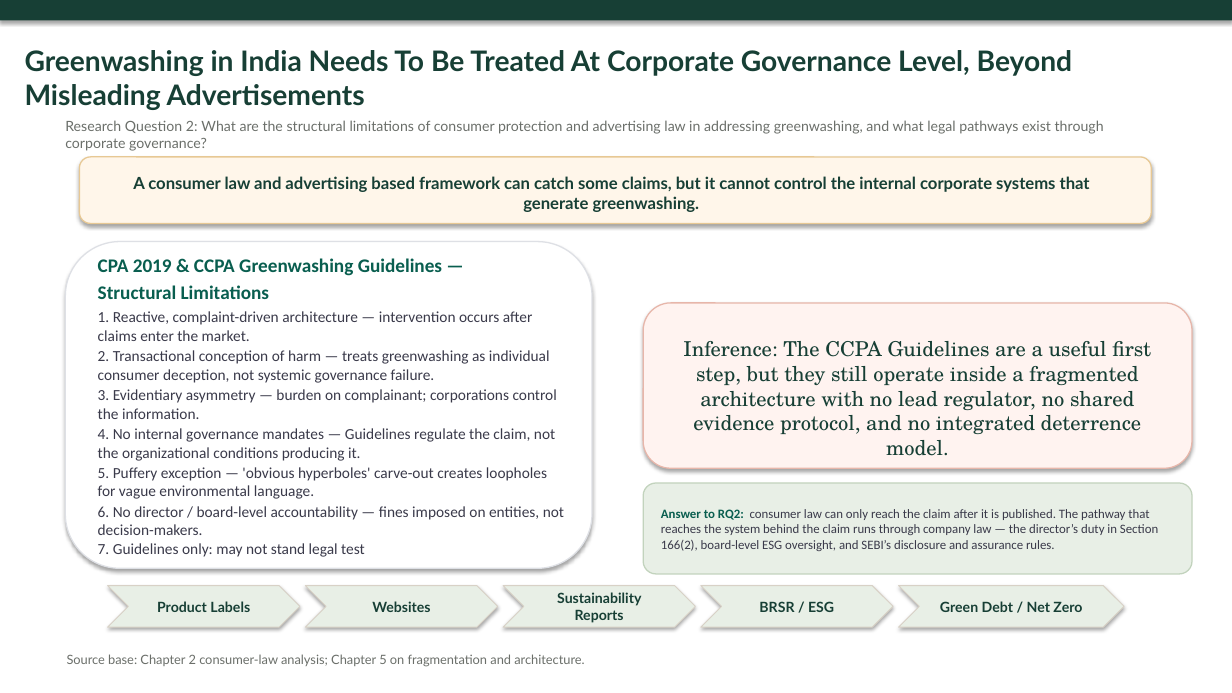
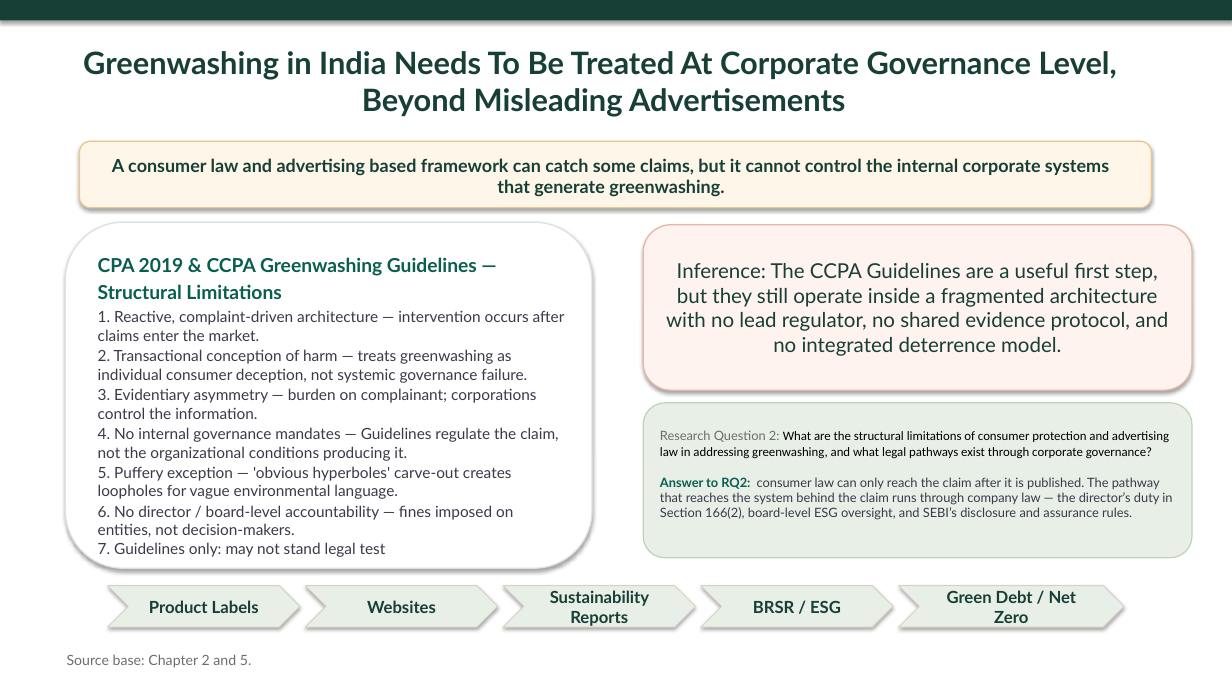
Before and after one commit to atul516/Final-VIva, a slide deck: slide 14 of Thesis Defence Presentation.pptx. Drawn at 1232x693 pixels with LibreOffice and Linux fonts; fonts in the diff are those of the drawing. Boxes give left, top, right and bottom in pixels: in the first picture for what was removed or moved away, otherwise in the second. Text is boxed around its words. In the diff, an @@ line names an element or a change of style, - is before the commit and + after.

```diff
--- a/Thesis Defence Presentation.pptx
+++ b/Thesis Defence Presentation.pptx
@@ text at (x1=83, y1=51, x2=1117, y2=117): text changed; size 22 to 24 pt @@
-Greenwashing in India Needs To Be Treated At Corporate Governance Level, Beyond Misleading Advertisements
+Greenwashing in India Needs To Be Treated At Corporate Governance Level,
+Beyond Misleading Advertisements
@@ text removed at (x1=65, y1=120, x2=1104, y2=151) @@
-Research Question 2: What are the structural limitations of consumer protection and advertising law in addressing greenwashing, and what legal pathways exist through corporate governance?
@@ rounded rectangle moved from (x1=79, y1=157, x2=1152, y2=224) to (x1=79, y1=141, x2=1152, y2=208) @@
@@ text "A consumer law and advertising ..." moved from (x1=133, y1=176, x2=1090, y2=212) to (x1=112, y1=158, x2=1109, y2=197) @@
@@ text "A consumer law and advertising ..." at (x1=112, y1=158, x2=1109, y2=197): size 13 to 14 pt @@
@@ rounded rectangle resized from (x1=66, y1=241, x2=592, y2=568) to (x1=66, y1=223, x2=592, y2=569) @@
@@ rounded rectangle moved from (x1=643, y1=303, x2=1192, y2=469) to (x1=643, y1=225, x2=1192, y2=390) @@
@@ text "CPA 2019 & CCPA Greenwashing ..." at (x1=98, y1=257, x2=565, y2=557): font Calibri to Lato @@
@@ text "Inference: The CCPA Guidelines are ..." moved from (x1=683, y1=341, x2=1151, y2=434) to (x1=666, y1=263, x2=1168, y2=356) @@
@@ text "Inference: The CCPA Guidelines are ..." at (x1=666, y1=263, x2=1168, y2=356): font TeX Gyre Schola to Lato @@
@@ rounded rectangle resized from (x1=643, y1=483, x2=1192, y2=574) to (x1=643, y1=403, x2=1192, y2=558) @@
@@ text "Research Question 2: What are ..." moved from (x1=661, y1=509, x2=1158, y2=551) to (x1=660, y1=430, x2=1172, y2=520) @@
@@ text at (x1=660, y1=430, x2=1169, y2=459): paragraph added @@
+Research Question 2: What are the structural limitations of consumer protection and advertising law in addressing greenwashing, and what legal pathways exist through corporate governance?
@@ text at (x1=660, y1=477, x2=1172, y2=520): font Calibri to Lato in "Answer to RQ2: consumer law can only ..." @@
@@ size 11 to 13 pt in 5 elements at (x1=108, y1=586, x2=300, y2=628), (x1=306, y1=586, x2=498, y2=628), (x1=504, y1=586, x2=696, y2=628), (x1=701, y1=586, x2=894, y2=628), (x1=899, y1=586, x2=1125, y2=628) @@
@@ text at (x1=67, y1=654, x2=252, y2=668): text changed; size 10 to 11 pt @@
-Source base: Chapter 2 consumer-law analysis; Chapter 5 on fragmentation and architecture.
+Source base: Chapter 2 and 5.
```
Also in this commit, not shown: 22 other slides changed.
